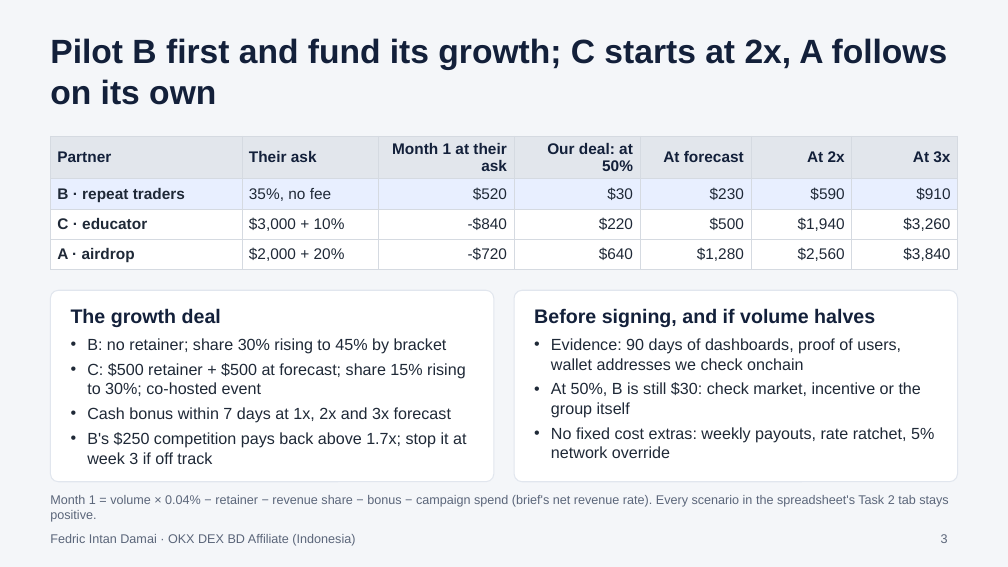
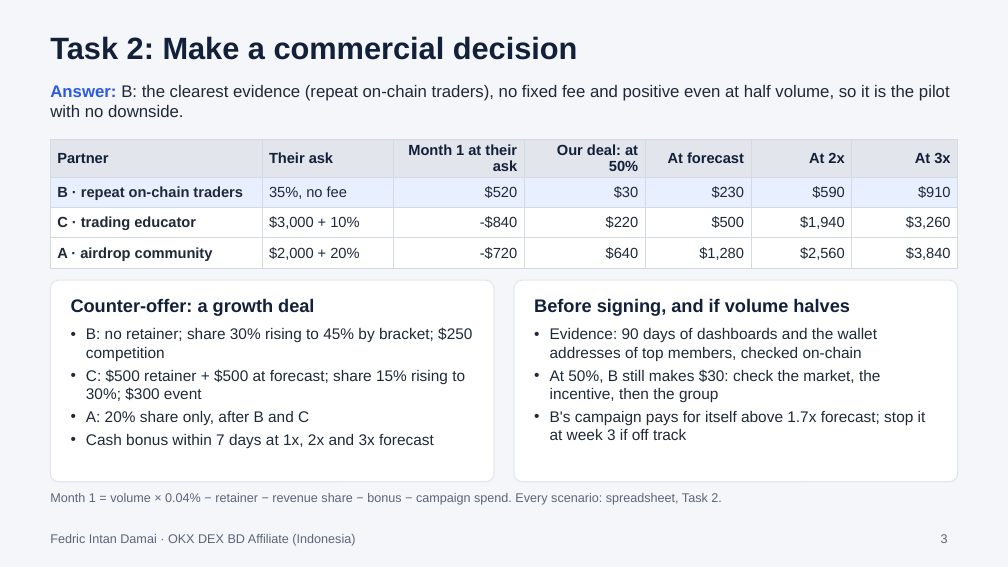
Before and after one commit to fedricdamai/SuperCashier, a slide deck: slide 3 of okx-dex-affiliates-id/submission-v2/OKX_DEX_BD_Affiliate_Indonesia_Slides.pptx. Drawn at 1008x567 pixels with LibreOffice and Linux fonts; fonts in the diff are those of the drawing. Boxes give left, top, right and bottom in pixels: in the first picture for what was removed or moved away, otherwise in the second. Text is boxed around its words. In the diff, an @@ line names an element or a change of style, - is before the commit and + after.

```diff
--- a/okx-dex-affiliates-id/submission-v2/OKX_DEX_BD_Affiliate_Indonesia_Slides.pptx
+++ b/okx-dex-affiliates-id/submission-v2/OKX_DEX_BD_Affiliate_Indonesia_Slides.pptx
@@ title at [50,36,578,60]: text changed; size 24 to 22 pt @@
-Pilot B first and fund its growth; C starts at 2x, A follows on its own
+Task 2: Make a commercial decision
@@ text added at [50,85,950,117], 12 pt, text #1F2937 @@
+Answer: B: the clearest evidence (repeat on-chain traders), no fixed fee and positive even at half volume, so it is the pilot with no downside.
@@ table at [50,139,958,265] @@
-row 2, column 1: B · repeat traders
+row 2, column 1: B · repeat on-chain traders
-row 3, column 1: C · educator
+row 3, column 1: C · trading educator
-row 4, column 1: A · airdrop
+row 4, column 1: A · airdrop community
@@ size 11 to 10.5 pt in "Partner", "Their ask", "Month 1 at their ask", "Our deal: at 50%" and 21 more places @@
@@ rounded rectangle: place and size @@
-rounded rectangle at [514,290,958,482]
+rounded rectangle at [50,280,494,482]
@@ rounded rectangle at [50,280,494,482]: proportions changed @@
@@ text at [71,298,314,316]: text changed; size 14 to 13 pt @@
-The growth deal
+Counter-offer: a growth deal
@@ rounded rectangle at [514,280,958,482]: proportions changed @@
@@ rounded rectangle: place and size @@
-rounded rectangle at [50,290,494,482]
+rounded rectangle at [514,280,958,482]
@@ text "Before signing, and if volume ...": place and size @@
-text "Before signing, and if volume ..." at [534,308,875,327]
+text "Before signing, and if volume ..." at [534,298,850,316]
@@ text "Before signing, and if volume ..." at [534,298,850,316]: size 14 to 13 pt @@
@@ text "B: no retainer; share 30% ...": place and size @@
-text "B: no retainer; share 30% ..." at [87,338,466,464]
+text "B: no retainer; share 30% ..." at [86,327,472,448]
@@ text at [86,327,472,425]: text changed; size 11.5 to 11 pt @@
-• B: no retainer; share 30% rising to 45% by bracket
-• C: $500 retainer + $500 at forecast; share 15% rising to 30%; co-hosted event
+• B: no retainer; share 30% rising to 45% by bracket; $250 competition
+• C: $500 retainer + $500 at forecast; share 15% rising to 30%; $300 event
+• A: 20% share only, after B and C
@@ text at [550,328,926,440]: text changed; size 11.5 to 11 pt @@
-• Evidence: 90 days of dashboards, proof of users, wallet addresses we check onchain
-• At 50%, B is still $30: check market, incentive or the group itself
-• No fixed cost extras: weekly payouts, rate ratchet, 5% network override
+• Evidence: 90 days of dashboards and the wallet addresses of top members, checked on-chain
+• At 50%, B still makes $30: check the market, the incentive, then the group
+• B's campaign pays for itself above 1.7x forecast; stop it at week 3 if off track
@@ text at [86,434,434,448]: size 11.5 to 11 pt in "Cash bonus within 7 days at 1x, ..."; indent changed; less space between paragraphs @@
@@ text at [87,432,466,464]: paragraph removed @@
-• B's $250 competition pays back above 1.7x; stop it at week 3 if off track
@@ text at [50,493,721,505]: text changed @@
-Month 1 = volume × 0.04% − retainer − revenue share − bonus − campaign spend (brief's net revenue rate). Every scenario in the spreadsheet's Task 2 tab stays positive.
+Month 1 = volume × 0.04% − retainer − revenue share − bonus − campaign spend. Every scenario: spreadsheet, Task 2.
```
Also in this commit, not shown: 5 other slides changed, 11 other files.
